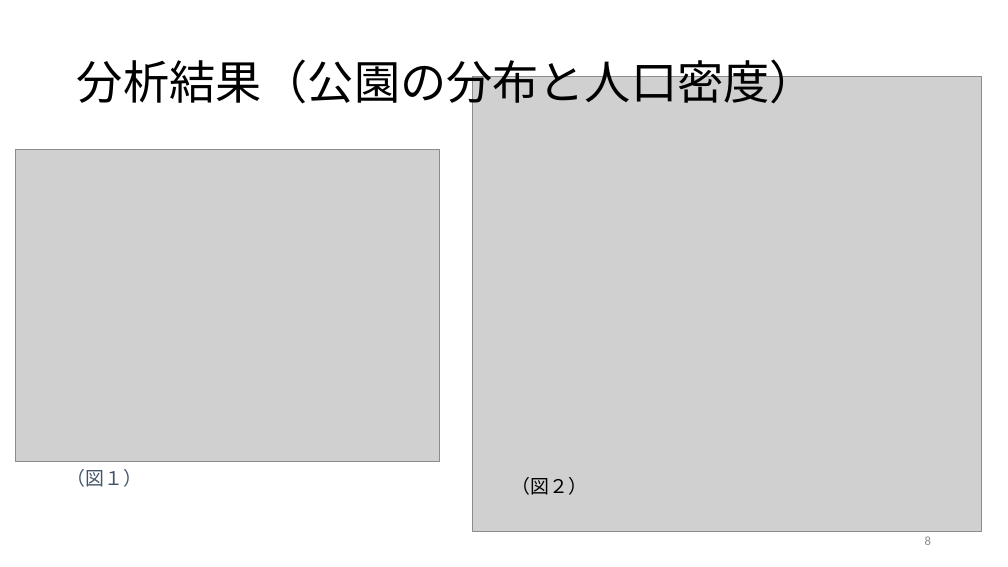
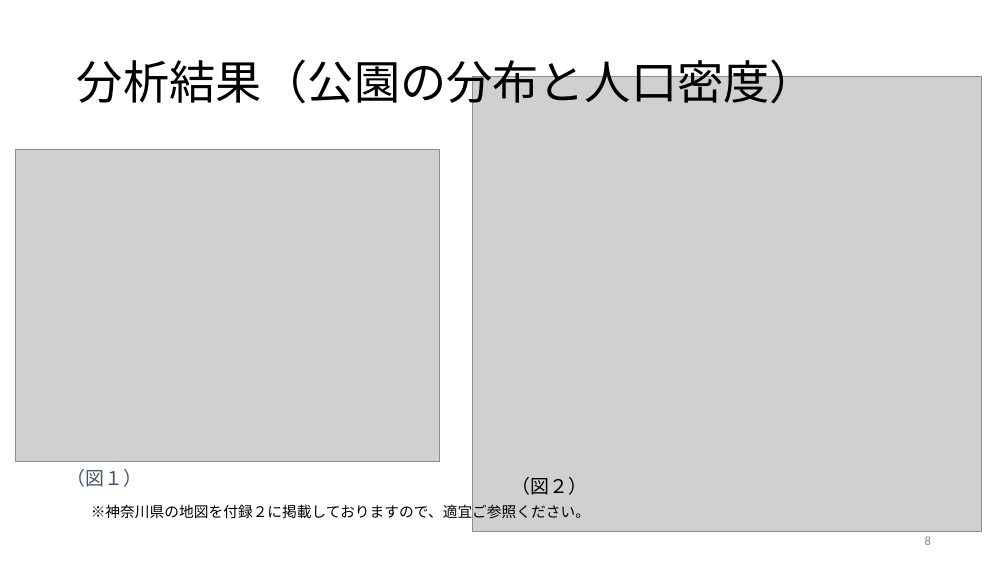
Before and after one commit to yasumasa718/park_data_intern, a slide deck: slide 8 of .doc/プレゼンテーション ＿課題２.pptx. Drawn at 1008x567 pixels with LibreOffice and Linux fonts; fonts in the diff are those of the drawing; grey boxes stand for pictures. Boxes give left, top, right and bottom in pixels: in the first picture for what was removed or moved away, otherwise in the second. Text is boxed around its words. In the diff, an @@ line names an element or a change of style, - is before the commit and + after.

```diff
--- a/.doc/プレゼンテーション ＿課題２.pptx
+++ b/.doc/プレゼンテーション ＿課題２.pptx
@@ text added at (x1=91, y1=502, x2=590, y2=521), 14 pt, text #000000 @@
+※神奈川県の地図を付録２に掲載しておりますので、適宜ご参照ください。
```
Also in this commit, not shown: 1 other slide changed, 1 slide added, 1 other file.
